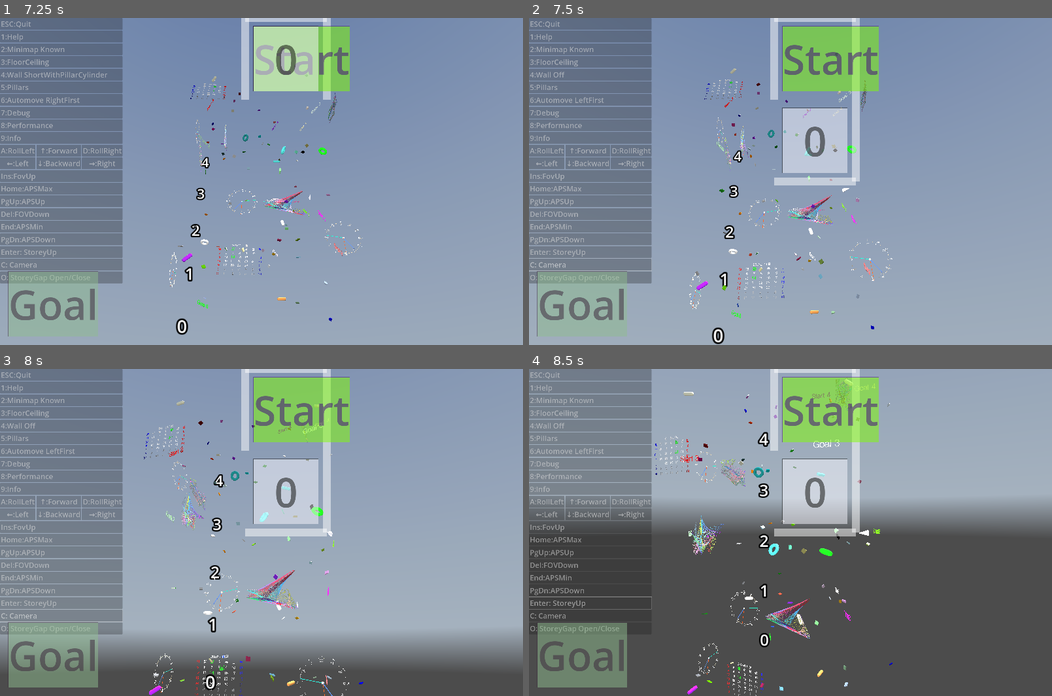
Above: before the commit, frames 1-4 (two rows, left to right).
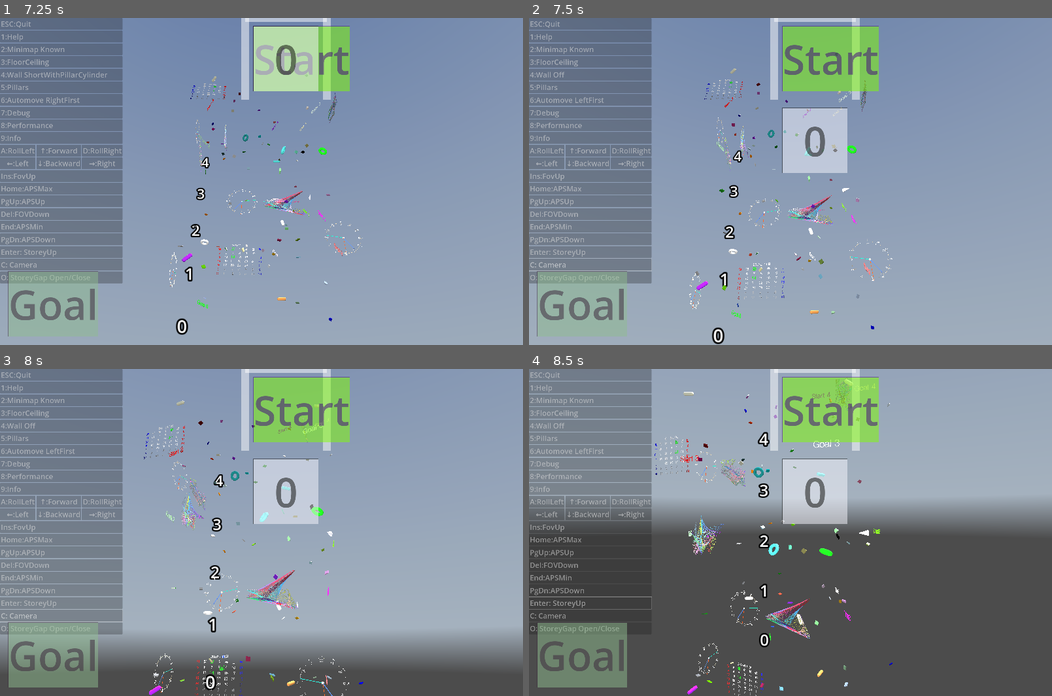
Above: after the commit, the same moments.

Repository: kasworld/gd4maze3d
Game: Godot game, scene res://main.tscn
Two runs of this game, one before a commit and one after it. Both use one fixed random seed, a clock stepped at 60 frames per second and the inputs below. A sky picture missing from this copy of the repository is replaced by a grey-blue gradient.
Inputs (mouse positions are in pixels of both pictures, inside the frame that each line leads up to):
- Up to frame 1 (7.25 s): click "Enter: StoreyUp" at 0.5 s; click "Enter: StoreyUp" at 1.25 s; tap Enter at 2 s; move the mouse to (376, 165) at 2.02 s; hold Right 2.03-2.78 s; tap Q at 2.1 s; click (376, 165) at 2.17 s; move the mouse to (156, 197) at 2.77 s; hold Down 2.78-3.53 s; tap E at 2.85 s; move the mouse to (313, 109) at 3.52 s; hold Right 3.53-4.28 s; tap 1 at 3.6 s; move the mouse to (235, 246) at 4.27 s; hold Up 4.28-5.03 s; tap 2 at 4.35 s; click (235, 246) at 4.42 s; move the mouse to (418, 230) at 5.02 s; hold Left 5.03-6.53 s; tap 3 at 5.1 s; move the mouse to (104, 132) at 5.77 s; tap 4 at 5.85 s; move the mouse to (287, 181) at 6.52 s; hold Down from 6.53 s (still down); tap 5 at 6.6 s; click (287, 181) at 6.67 s
- Up to frame 2 (7.5 s): move the mouse to (712, 99) at 7.27 s; release Down at 7.28 s; hold Right from 7.28 s (still down); tap 6 at 7.35 s
- Up to frame 3 (8 s): keep holding Right
- Up to frame 4 (8.5 s): move the mouse to (905, 516) at 8.02 s; release Right at 8.03 s; hold Up from 8.03 s (still down); tap 7 at 8.1 s

Frame 1 is identical in both runs. In frame 2, 0.7% of the frame differs, in the area x 46-64%, y 25-52%; in frame 3, 0.7%; in frame 4, 0.7%.

Commit message:
StoreyMiniMap use WallLines

Diff:
--- a/maze_3d/lib/wall_lines.gd
+++ b/maze_3d/lib/wall_lines.gd
@@ -36,7 +36,7 @@
 	return Vector2i(x*2+1,y*2+1) + Maze.DirToVt2[dir]
 
 # make wallline by maze
-func make_walllines_all() -> void:
+func make_all_walllines() -> void:
 	walllines = []
 	for y in maze.height:
 		for x in maze.width:
@@ -52,6 +52,25 @@
 	for y in maze.height:
 		if not maze.is_open_flag_at(maze.width -1, y, Maze.Flag.East):
 			add_wall_at_to_walllines(maze.width -1, y, Maze.Dir.East)
+
+# make wallline by walls_known
+func make_walllines_known() -> void:
+	walllines = []
+	for y in maze.height:
+		for x in maze.width:
+			if is_wall_at(x, y, Maze.Dir.North):
+				add_wall_at_to_walllines(x, y, Maze.Dir.North)
+			if is_wall_at(x, y, Maze.Dir.West):
+				add_wall_at_to_walllines(x, y, Maze.Dir.West)
+
+	for x in maze.width :
+		if is_wall_at(x, maze.height-1, Maze.Dir.South):
+			add_wall_at_to_walllines(x, maze.height-1, Maze.Dir.South)
+
+	for y in maze.height:
+		if is_wall_at(maze.width-1, y, Maze.Dir.East):
+			add_wall_at_to_walllines(maze.width-1, y, Maze.Dir.East)
+
 
 func add_wall_at_to_walllines(x :int, y :int, dir :Maze.Dir) -> void:
 	match dir:
--- a/storey/storey_mini_map/storey_mini_map.gd
+++ b/storey/storey_mini_map/storey_mini_map.gd
@@ -1,4 +1,4 @@
-extends MazeMiniMap
+extends Node2D
 class_name StoreyMiniMap
 
 enum MiniMapView {Off, Known, Full}
@@ -17,8 +17,11 @@
 
 var minimap_mode :MiniMapView = MiniMapView.Off
 
-var walllines_known :PackedVector2Array =[]
-var walls_known : Array[PackedByteArray] # as bool array
+#var walllines_known :PackedVector2Array =[]
+#var walls_known : Array[PackedByteArray] # as bool array
+
+var wall_lines_all := WallLines.new()
+var wall_lines_known := WallLines.new()
 
 
 ## obj must has func get_posi() -> Vector2i:
@@ -28,11 +31,9 @@
 	return "Minimap %s" % [minimapview2str(minimap_mode) ]
 
 func init_storey(mz :Maze) -> StoreyMiniMap:
-	set_maze(mz)
-	walls_known = []
-	walls_known.resize(maze.height*2+1)
-	for cl in walls_known:
-		cl.resize(maze.width*2+1)
+	wall_lines_all.set_maze(mz)
+	wall_lines_known.set_maze(mz)
+	wall_lines_known.init_walls()
 	apply_minimap_mode()
 	return self
 
@@ -54,17 +55,19 @@
 			queue_redraw()
 
 func update_size(rt :Rect2) -> void:
-	super(rt)
-	make_walllines_known()
+	wall_lines_all.update_size(rt)
+	wall_lines_all.make_all_walllines()
+	wall_lines_known.update_size(rt)
+	wall_lines_known.make_walllines_known()
 	for nd in obj_to_label:
 		var lb := obj_to_label[nd]
 		var posi :Vector2i = nd.get_posi()
 		update_label_pos_size(lb, posi)
 
 func update_label_pos_size(lb :Label, posi :Vector2i) -> void:
-	lb.position = posi_to_mappos(posi)
-	lb.size = Vector2(map_scale-WallThick*2, map_scale-WallThick*2)
-	lb.label_settings.font_size = map_scale/2.0 as int
+	lb.position = wall_lines_all.posi_to_mappos(posi)
+	lb.size = Vector2(wall_lines_all.map_scale-wall_lines_all.WallThick*2, wall_lines_all.map_scale-wall_lines_all.WallThick*2)
+	lb.label_settings.font_size = wall_lines_all.map_scale/2.0 as int
 
 func add_obj(node :Node, txt :String, co :Color, outline :int, visible_in_known_map_view :bool = false) -> void:
 	var lb := new_label(co, txt , outline)
@@ -75,9 +78,9 @@
 
 func update_obj_pos(node :Node, update_know_wall :bool = false) -> void:
 	var posi :Vector2i = node.get_posi()
-	obj_to_label[node].position = posi_to_mappos(posi)
+	obj_to_label[node].position = wall_lines_all.posi_to_mappos(posi)
 	if update_know_wall:
-		update_knonw_walls_by_pos(posi.x, posi.y)
+		wall_lines_known.update_walls_by_pos(posi.x, posi.y)
 
 func new_label(co:Color, text :String, outline :int) -> Label:
 	var co_txt :Color
@@ -107,47 +110,11 @@
 	lb.add_theme_stylebox_override("normal", stb)
 	return lb
 
-
-# make wallline by walls_known
-func make_walllines_known() -> void:
-	walllines_known = []
-	for y in maze.height:
-		for x in maze.width:
-			if is_known_wall_at(x, y, Maze.Dir.North):
-				add_wall_at_to_walllines(x, y, Maze.Dir.North, walllines_known)
-			if is_known_wall_at(x, y, Maze.Dir.West):
-				add_wall_at_to_walllines(x, y, Maze.Dir.West, walllines_known)
-
-	for x in maze.width :
-		if is_known_wall_at(x, maze.height-1, Maze.Dir.South):
-			add_wall_at_to_walllines(x, maze.height-1, Maze.Dir.South, walllines_known)
-
-	for y in maze.height:
-		if is_known_wall_at(maze.width-1, y, Maze.Dir.East):
-			add_wall_at_to_walllines(maze.width-1, y, Maze.Dir.East, walllines_known)
-
-func is_known_wall_at(x :int, y:int, dir :Maze.Dir) -> bool:
-	var wpos := calc_wall_pos(x,y,dir)
-	return walls_known[wpos.y][wpos.x] != 0
-func set_known_wall_at(x :int, y:int, dir :Maze.Dir):
-	var wpos := calc_wall_pos(x,y,dir)
-	walls_known[wpos.y][wpos.x] = 1
-func add_known_wall_at(x:int,y :int, dir :Maze.Dir) -> void:
-	if is_known_wall_at(x,y,dir):
-		return
-	set_known_wall_at(x,y,dir)
-	add_wall_at_to_walllines(x,y,dir,walllines_known)
-	queue_redraw()
-func update_knonw_walls_by_pos(x:int,y :int) -> void:
-	var walldir := maze.get_wall_flag_at(x,y)
-	for d in walldir:
-		add_known_wall_at(x,y,Maze.FlagToDir[d])
-
 func _draw() -> void:
 	match minimap_mode:
 		MiniMapView.Full:
-			draw_multiline(walllines_all,Color(Color.WHITE,0.5), WallThick)
+			draw_multiline(wall_lines_all.walllines, Color(Color.WHITE,0.5), wall_lines_all.WallThick)
 		MiniMapView.Known:
-			if walllines_known.size() == 0 :
+			if wall_lines_known.walllines.size() == 0 :
 				return
-			draw_multiline(walllines_known,Color(Color.WHITE,0.5), WallThick)
+			draw_multiline(wall_lines_known.walllines, Color(Color.WHITE,0.5), wall_lines_all.WallThick)
--- a/storey/storey_mini_map/storey_mini_map.tscn
+++ b/storey/storey_mini_map/storey_mini_map.tscn
@@ -2,8 +2,7 @@
 
 [ext_resource type="Script" uid="uid://c5acpnacwwm66" path="res://storey/storey_mini_map/storey_mini_map.gd" id="1_cjdgf"]
 
-[node name="StoreyMiniMap" type="Node2D" unique_id=1366220655]
+[node name="StoreyMiniMap" type="Node2D" unique_id=1301986182]
 script = ExtResource("1_cjdgf")
-metadata/_custom_type_script = "uid://dif8hwtpvqvve"
 
 [node name="Container" type="Node2D" parent="." unique_id=1806330950]
